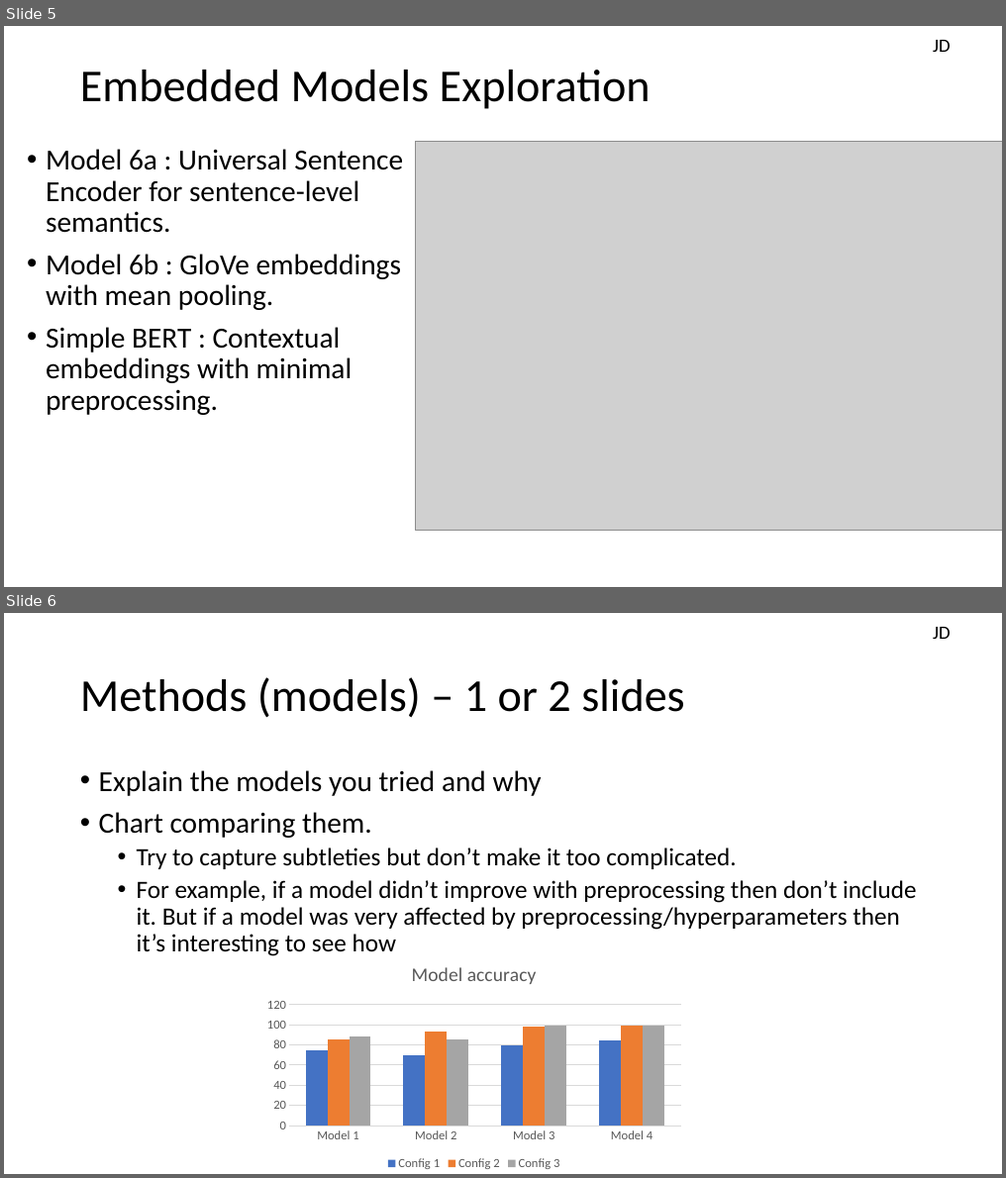
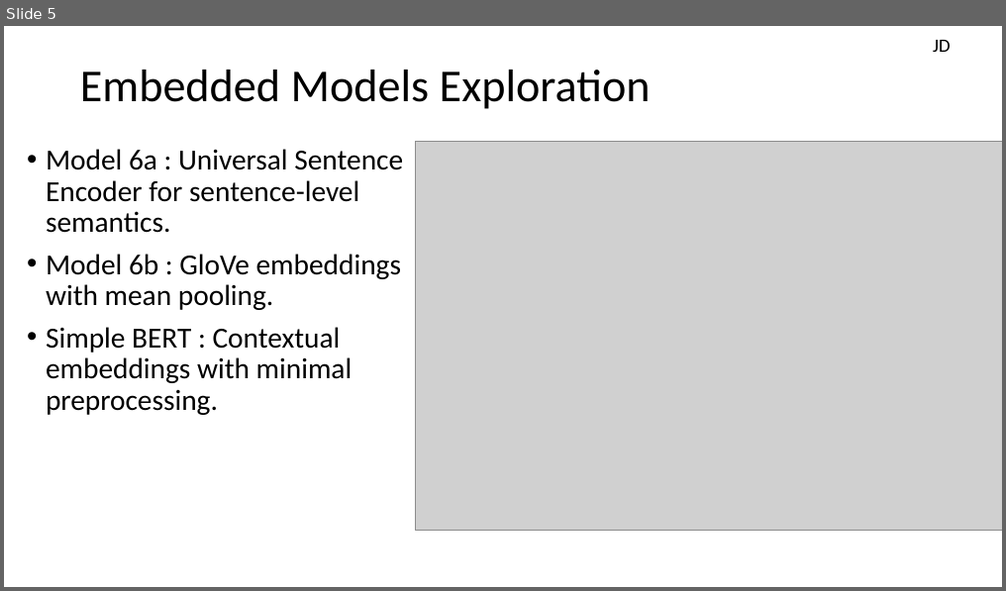
Before and after one commit to JeanDenisD/project-nlp-challenge, a slide deck: g2_presentation.pptx. Shown one above the other, each under a label of ours: slides 5 and 6 before the commit, slide 5 after it. The pictures are 1006x1178 and 1006x591 pixels, drawn with LibreOffice and Linux fonts; fonts in the diff are those of the drawing; grey boxes stand for pictures. Boxes give left, top, right and bottom in pixels: in the first picture for what was removed or moved away, otherwise in the second. Text is boxed around its words. In the diff, an @@ line names an element or a change of style, - is before the commit and + after.

```diff
--- a/g2_presentation.pptx
+++ b/g2_presentation.pptx
@@ slide 6 removed at (4, 613, 1002, 1174), background #FFFFFF @@
@@ text removed at (933, 627, 950, 639) @@
-JD
@@ title removed at (80, 677, 684, 718) @@
-Methods (models) – 1 or 2 slides
@@ text removed at (99, 770, 916, 957) @@
-• Explain the models you tried and why
-• Chart comparing them.
-  • Try to capture subtleties but don’t make it too complicated.
-  • For example, if a model didn’t improve with preprocessing then don’t include it. But if a model was very affected by preprocessing/hyperparameters then it’s interesting to see how
@@ column chart removed at (258, 949, 689, 1174) @@
-title "Model accuracy "
-categories: Model 1, Model 2, Model 3, Model 4
-Config 1: 75, 70, 80, 84
-Config 2: 85, 93, 98, 99
-Config 3: 88, 85, 99, 99
```
Also in this commit, not shown: 1 slide changed, 2 slides added, 1 other slide removed.
